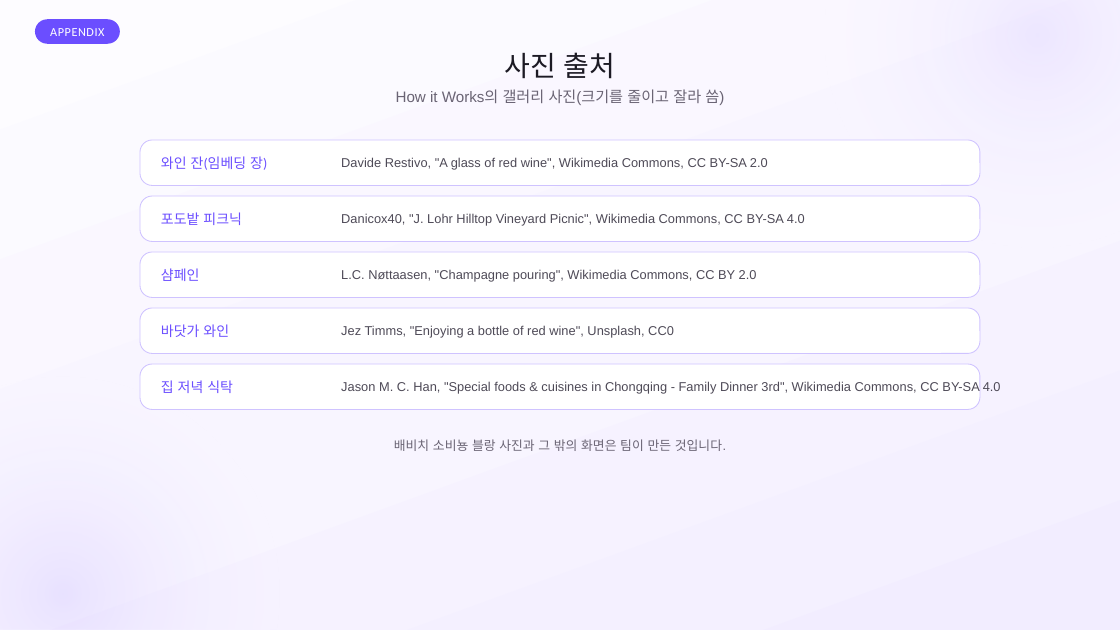
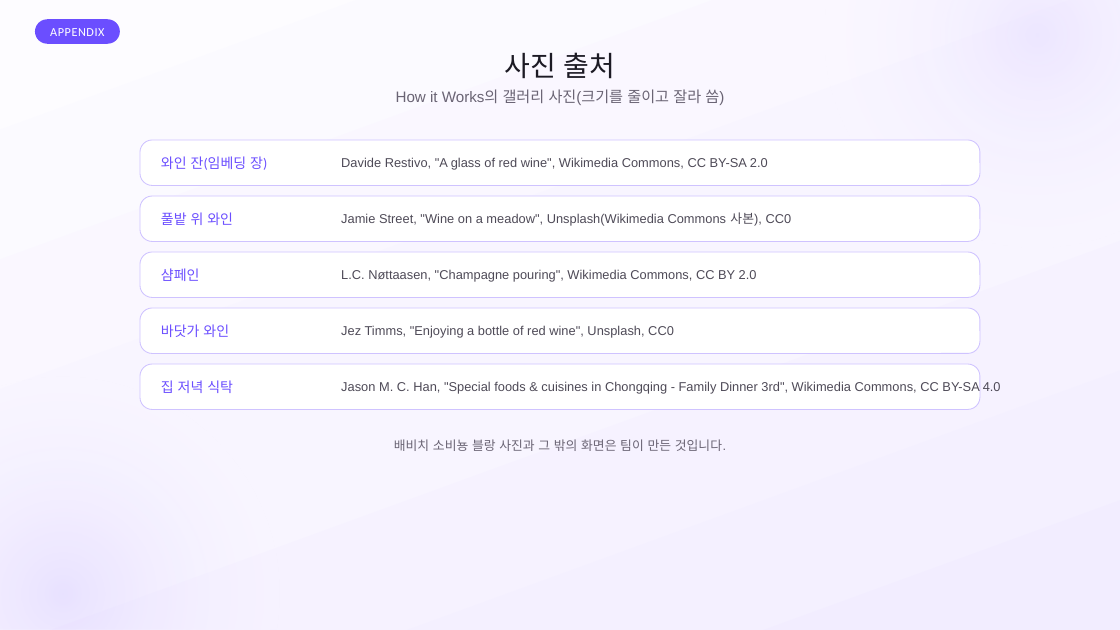
Before and after one commit to SB-Jo/t3, a slide deck: slide 29 of weave/결선준비/09_HowItWorks/HowItWorks_Claude.pptx. Drawn at 1120x630 pixels with LibreOffice and Linux fonts; fonts in the diff are those of the drawing. Boxes give left, top, right and bottom in pixels: in the first picture for what was removed or moved away, otherwise in the second. Text is boxed around its words. In the diff, an @@ line names an element or a change of style, - is before the commit and + after.

```diff
--- a/weave/결선준비/09_HowItWorks/HowItWorks_Claude.pptx
+++ b/weave/결선준비/09_HowItWorks/HowItWorks_Claude.pptx
@@ text at bbox=[161, 212, 233, 225]: text changed @@
-포도밭 피크닉
+풀밭 위 와인
@@ text at bbox=[341, 212, 792, 226]: text changed @@
-Danicox40, "J. Lohr Hilltop Vineyard Picnic", Wikimedia Commons, CC BY-SA 4.0
+Jamie Street, "Wine on a meadow", Unsplash(Wikimedia Commons 사본), CC0
```
Also in this commit, not shown: 5 other files.
